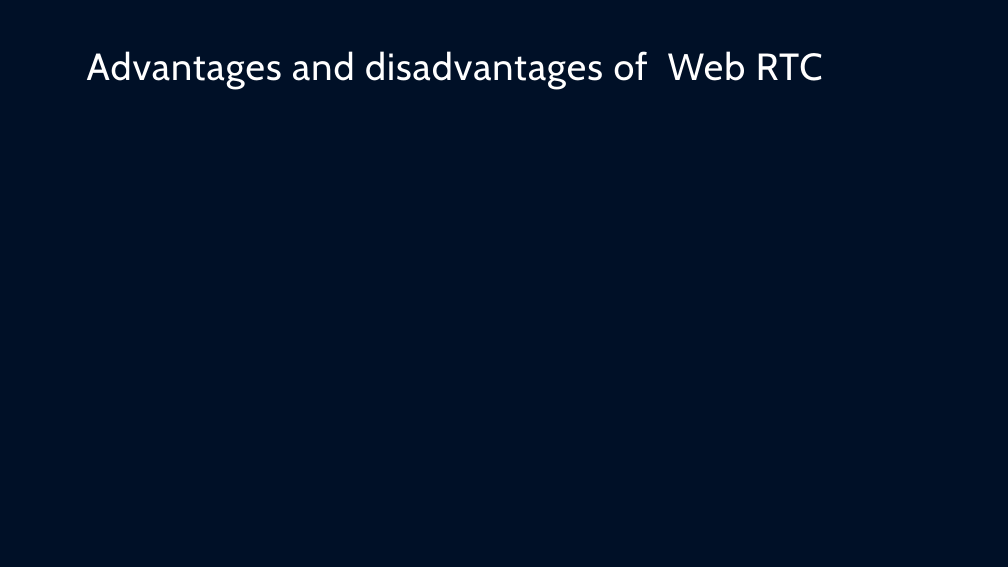
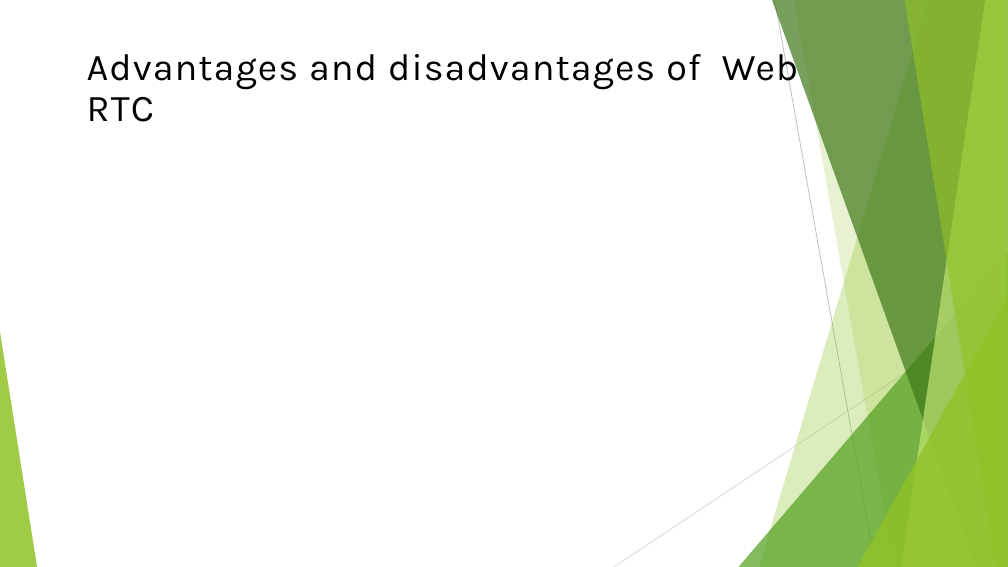
Before and after one commit to musarratChowdhury/ASPNETWEBRTC_PROJECT, a slide deck: slide 18 of Presentation/About WebRTC.pptx (slide 16 before the commit). Drawn at 1008x567 pixels with LibreOffice and Linux fonts; fonts in the diff are those of the drawing. Boxes give left, top, right and bottom in pixels: in the first picture for what was removed or moved away, otherwise in the second. Text is boxed around its words. In the diff, an @@ line names an element or a change of style, - is before the commit and + after.

```diff
--- a/Presentation/About WebRTC.pptx
+++ b/Presentation/About WebRTC.pptx
@@ background #001027 to #FFFFFF @@
@@ text "Advantages and disadvantages of Web ..." at bbox=[87, 46, 798, 122]: font Cabin to Karla, text colour #FFFFFF to #000000 @@
@@ group added at bbox=[0, 0, 1008, 567]: 5 freeform shapes, 3 triangles, 2 lines @@
```
Also in this commit, not shown: 16 other slides changed, 3 slides added, 1 slide removed.
